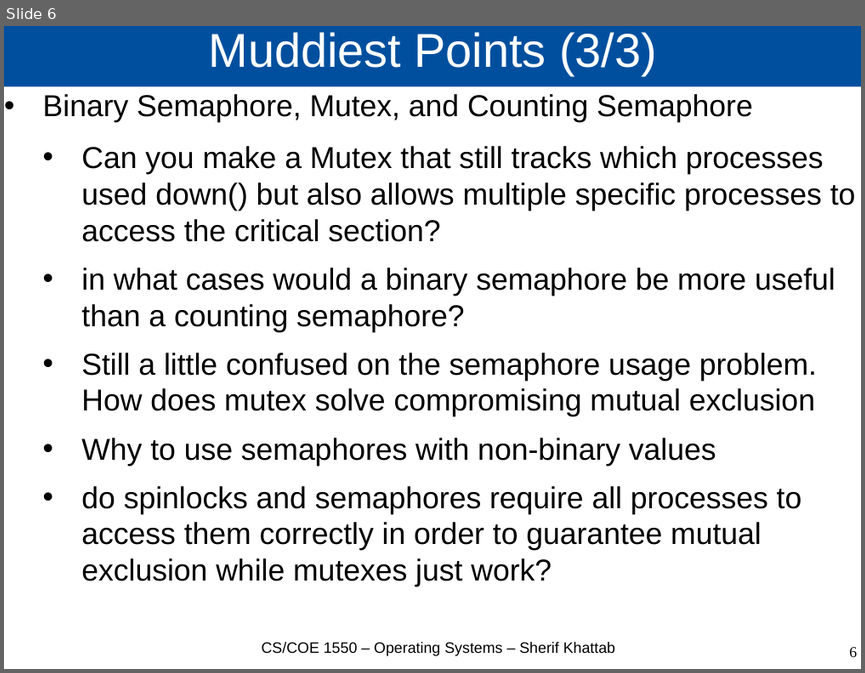
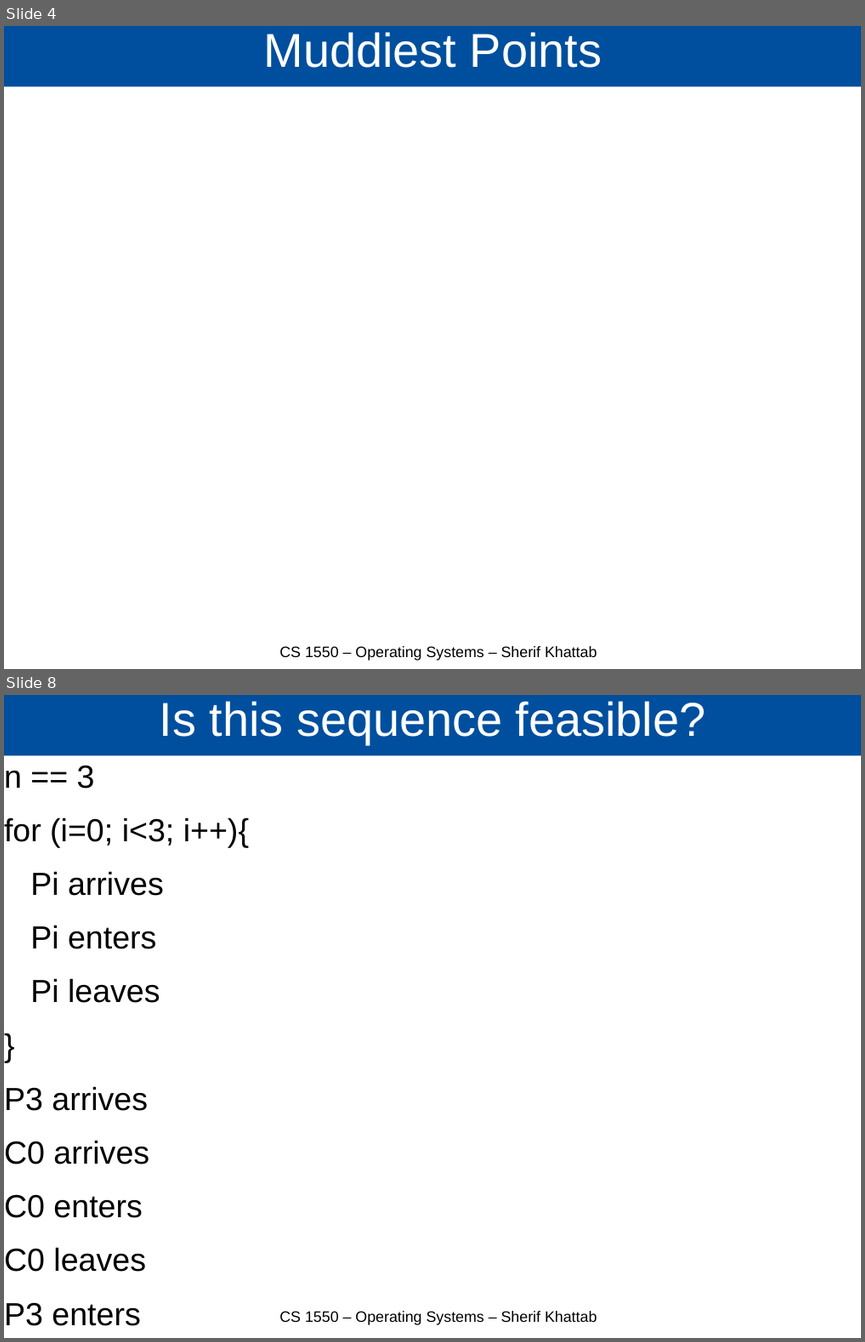
Before and after one commit to cs1550-2224/cs1550-code-handouts, a slide deck: DraftSlides/Lecture7.pptx. Shown one above the other, each under a label of ours: slide 6 before the commit, slides 4 and 8 after it; the slides between them are not shown. The pictures are 865x673 and 865x1342 pixels, drawn with LibreOffice and Linux fonts; fonts in the diff are those of the drawing. Boxes give left, top, right and bottom in pixels: in the first picture for what was removed or moved away, otherwise in the second. Text is boxed around its words. In the diff, an @@ line names an element or a change of style, - is before the commit and + after.

```diff
--- a/DraftSlides/Lecture7.pptx
+++ b/DraftSlides/Lecture7.pptx
@@ slide 8 added at box(4, 695, 861, 1338), background #FFFFFF @@
@@ title added at box(4, 695, 861, 756), fill #004F9E, 44 pt, text #FFFFFF @@
+Is this sequence feasible?
@@ text added at box(4, 765, 249, 1326), 29.6 pt, text #000000 @@
+n == 3
+for (i=0; i<3; i++){
+Pi arrives
+Pi enters
+Pi leaves
+}
+P3 arrives
+C0 arrives
+C0 enters
+C0 leaves
+P3 enters
+P3 leaves
@@ text added at box(279, 1310, 596, 1325), 14 pt, text #000000 @@
+CS 1550 – Operating Systems – Sherif Khattab
@@ what was slide 6 is now slide 4 @@
@@ slide 4 changed as well @@
@@ title at box(264, 32, 602, 68): text changed @@
-Muddiest Points (3/3)
+Muddiest Points
@@ text removed at box(43, 94, 856, 586) @@
-• Binary Semaphore, Mutex, and Counting Semaphore
-  • Can you make a Mutex that still tracks which processes used down() but also allows multiple specific processes to access the critical section?
-  • in what cases would a binary semaphore be more useful than a counting semaphore?
-  • Still a little confused on the semaphore usage problem. How does mutex solve compromising mutual exclusion
-  • Why to use semaphores with non-binary values
-  • do spinlocks and semaphores require all processes to access them correctly in order to guarantee mutual exclusion while mutexes just work?
@@ text at box(279, 646, 596, 660): text changed @@
-CS/COE 1550 – Operating Systems – Sherif Khattab
+CS 1550 – Operating Systems – Sherif Khattab
@@ page number removed at box(849, 646, 857, 657) @@
-6
```
Also in this commit, not shown: 3 other slides changed, 6 other slides added, 2 slides removed, 1 other file.
